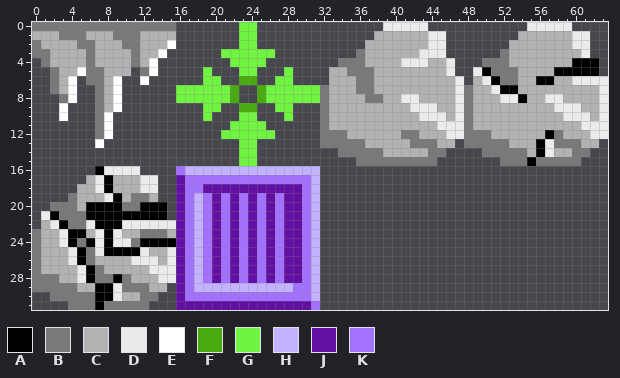
A pixel-art sprite gets an edit: Assets/Textures/Ceiling.png. Above: the version before the commit.
The file is 64x32 pixels.
Palette (. is transparent): A #000000  B #797979  C #b2b2b2  D #ebebeb  E #ffffff  F #49aa10  G #71f341  H #c3b2ff  J #6110a2  K #a271ff
Now the later version:
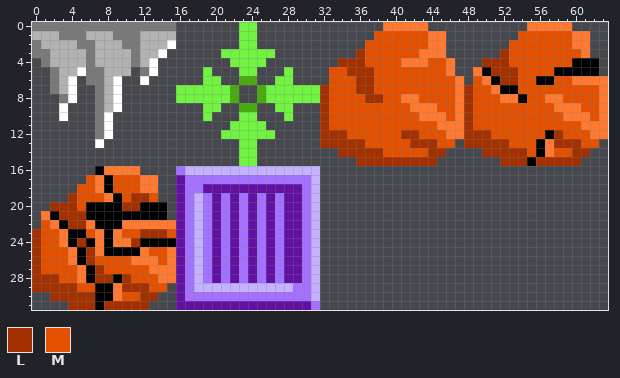
Colours new in this view: L #a23000  M #e35100
Changes in this commit:
colour D: #ebebeb -> #ff7930
Changed rows in their new state; - is a pixel that keeps its letter.
first column x 0:
 1 --------------------------------------MMMMMM----------MMMMMM---
 2 -------------------------------------MMMMMMM---------MMMMMMM---
 3 ------------------------------------LMMMMMM---------LMMMMMMMM--
 4 ----------------------------------LLLMMMM---MM----LLLMMMMMMM---
 5 ---------------------------------MMLLLMMMMMMMM-----LLLMMMM-----
 6 ---------------------------------MMMLLMMMMMMMMM--M--LLMM--MM---
 7 --------------------------------LMMMLLMMMMMMMMM-LMM---MMMMMMMMM
 8 --------------------------------LMMMMLLMM--MMMM-LMMM---MM--MMMM
 9 --------------------------------LMMMMMMMMM---MM-LMMMMMMMMM---MM
10 --------------------------------LMMMMMMMMMM---M-LMMMMMMMMMM---M
11 --------------------------------LMMMMMMMMMMMM---LMMMMMMMMMMMM--
12 --------------------------------LLLMMMMMMLLMMM--LLLMMMMMM-LMMM-
13 --------------------------------LLLLLMMMMMLLLMM-LLLLLMMM--LLLMM
14 ----------------------------------LLLLLMMMMMLL----LLLLLM--MMLL-
15 ------------------------------------LLLLLLLLL-------LLL-LLLLL--
17 ------M--MMM---------------------------------------------------
18 -----MM--MMM---------------------------------------------------
19 ----LMMM--MLLM-------------------------------------------------
20 --LLLM----LL---------------------------------------------------
21 ---LLL---------------------------------------------------------
22 -M--LL---------------------------------------------------------
23 LMM---M---MMLLLM-----------------------------------------------
24 LMM--L-----L---------------------------------------------------
25 LMMM--L------MM------------------------------------------------
26 LMMM--LMMMM---M------------------------------------------------
27 LMMMM--LMMMMM--------------------------------------------------
28 LLLMM--LL-LMMM-------------------------------------------------
29 LLLLLMM---LLLMM------------------------------------------------
30 --LLLLL---MMLL-------------------------------------------------
31 ----LLL-LLLLL--------------------------------------------------
